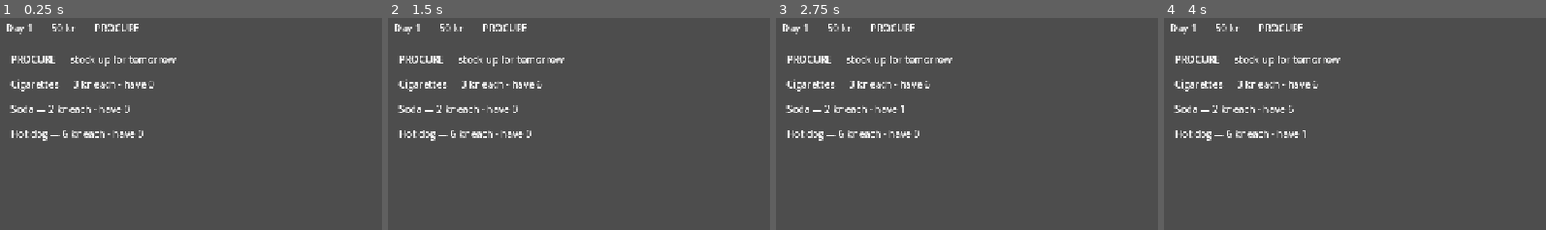
Above: before the commit, frames 1-4 (left to right).
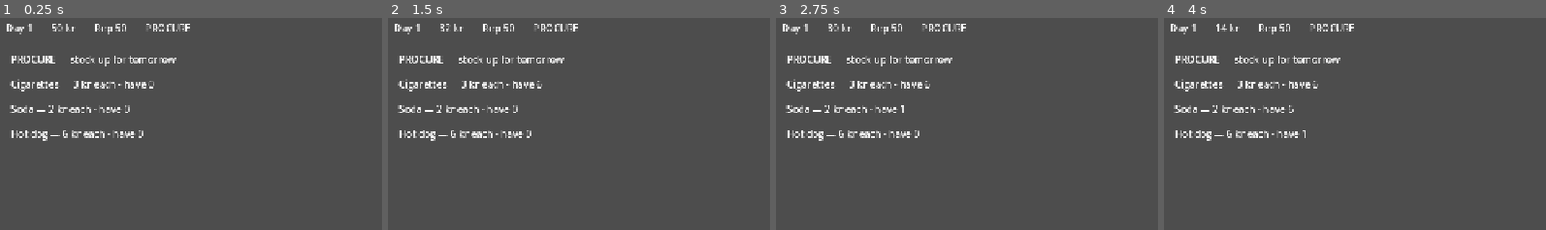
Above: after the commit, the same moments.

Repository: etterognuller/Kiosk
Game: Godot game, scene res://scenes/Main.tscn
Two runs of this game, one before a commit and one after it. Both use one fixed random seed, a clock stepped at 60 frames per second and the inputs below.
Inputs:
- Up to frame 1 (0.25 s): no input
- Up to frame 2 (1.5 s): click "+1" at 0.5 s; click "+5" at 1.25 s
- Up to frame 3 (2.75 s): click "+1" at 2 s
- Up to frame 4 (4 s): click "+5" at 2.75 s; click "+1" at 3.5 s
The pictures show only the part of the screen within x 0-50%, y 0-50%; the shares and areas given below are measured in that part.

The runs differ from the first frame. In frame 1, 0.5% of the frame differs, in the area x 25-50%, y 2-8%; in frame 2, 0.5%; in frame 3, 0.5%; in frame 4, 0.6%, in the area x 13-50%, y 2-8%.

Commit message:
Build reputation meter v1 (#1): satisfaction that moves each shift
Persisted GameState.reputation (0..100, starts 50). Shift nudges it +1 on a serve and -2 on a lost sale (stockout or patience expiry), clamped to [0,100] so it is soft pressure only and never a fail state. The clerk's auto-serves move it for free via the same serve() path. TopBar HUD shows it live alongside day/money. 8 new headless tests cover up/down movement, both clamp bounds, and the save round-trip; suite green at 57/57.

Closes #1. Tuning (start value, step sizes, range) is placeholder, flagged for a later feel pass; a 1-5 star presentation is noted in ROADMAP Polish.

Co-Authored-By: Claude Opus 4.8 <noreply@anthropic.com>

Diff:
--- a/scenes/Main.tscn
+++ b/scenes/Main.tscn
@@ -32,6 +32,11 @@
 layout_mode = 2
 text = "0 kr"
 
+[node name="ReputationLabel" type="Label" parent="TopBar"]
+unique_name_in_owner = true
+layout_mode = 2
+text = "Rep 50"
+
 [node name="PhaseLabel" type="Label" parent="TopBar"]
 unique_name_in_owner = true
 layout_mode = 2
--- a/scripts/globals/game_state.gd
+++ b/scripts/globals/game_state.gd
@@ -13,9 +13,22 @@
 ## Placeholder starting values. Real economic tuning is deferred (CONTEXT.md).
 const STARTING_MONEY := 50
 
+## Reputation (customer satisfaction) starts neutral on a 0..100 scale, so it reads
+## like a satisfaction percentage and has clear headroom both ways. Placeholder
+## tuning (CONTEXT.md); the clamp range lives with the movement logic in Shift.
+const STARTING_REPUTATION := 50
+
 ## Clean money, in Danish kroner. (Dirty money / two-currency economy is a
 ## later-phase concern and intentionally absent in v1.)
 var money: int = STARTING_MONEY
+
+## Customer satisfaction, 0..100. Soft pressure only — a low number slows progress
+## but never ends the game (CONTEXT.md: no-fail / cozy). Moved by Shift (a serve
+## raises it, a lost sale lowers it); downstream effects (tips, spawn rate) are a
+## later concern. It is a second number the player wants to keep high.
+## Later (ROADMAP "Polish"): present this as a 1..5 star rating (Trustpilot-style)
+## for realism — a display mapping over this same stored number, not a model change.
+var reputation: int = STARTING_REPUTATION
 
 ## The current day number. Days are the run / save / idle unit.
 var day: int = 1
@@ -41,6 +54,7 @@
 ## Reset to a fresh game. Called when there is no save to load.
 func reset() -> void:
 	money = STARTING_MONEY
+	reputation = STARTING_REPUTATION
 	day = 1
 	stock = {"cigarettes": 0, "soda": 0, "hotdog": 0}
 	upgrades = {"counter_space": 0, "loyalty_cards": 0, "clerk": 0}
@@ -51,6 +65,7 @@
 	return {
 		"version": SAVE_VERSION,
 		"money": money,
+		"reputation": reputation,
 		"day": day,
 		"stock": stock,
 		"upgrades": upgrades,
@@ -60,6 +75,7 @@
 
 func from_dict(data: Dictionary) -> void:
 	money = int(data.get("money", money))
+	reputation = int(data.get("reputation", reputation))
 	day = int(data.get("day", day))
 	stock = data.get("stock", stock)
 	upgrades = data.get("upgrades", upgrades)
--- a/scripts/main.gd
+++ b/scripts/main.gd
@@ -5,6 +5,7 @@
 
 @onready var _day_label: Label = %DayLabel
 @onready var _money_label: Label = %MoneyLabel
+@onready var _reputation_label: Label = %ReputationLabel
 @onready var _phase_label: Label = %PhaseLabel
 @onready var _phase_host: Control = %PhaseHost
 
@@ -25,6 +26,13 @@
 	DayCycle.start()
 
 
+## Poll the model each frame so money and reputation visibly move during a shift —
+## the SERVE phase mutates GameState continuously, between phase_changed signals.
+## Cheap: it only re-stamps four labels (Label.set_text no-ops on an equal value).
+func _process(_delta: float) -> void:
+	_refresh_hud()
+
+
 func _on_day_started(_day: int) -> void:
 	_refresh_hud()
 
@@ -41,4 +49,5 @@
 func _refresh_hud() -> void:
 	_day_label.text = "Day %d" % GameState.day
 	_money_label.text = "%d kr" % GameState.money
+	_reputation_label.text = "Rep %d" % GameState.reputation
 	_phase_label.text = DayCycle.phase_name()
--- a/scripts/phases/shift.gd
+++ b/scripts/phases/shift.gd
@@ -43,6 +43,17 @@
 const DEFAULT_SPAWN_INTERVAL := 2.5 ## seconds between arrivals
 const DEFAULT_PATIENCE := 10.0      ## seconds a customer waits before leaving
 
+## Reputation movement, in points on GameState's 0..100 satisfaction scale. A serve
+## nudges it up; a lost sale (stockout or an expired patience timer) nudges it down a
+## little harder, so keeping stock in and the line moving is what holds the meter up.
+## Clamped to [REP_MIN, REP_MAX] — it never triggers a fail state and never drops
+## below the floor (CONTEXT.md: no-fail / cozy). Placeholder tuning; flag for a feel
+## pass. Concrete downstream effects of reputation are intentionally out of scope here.
+const REP_PER_SERVE := 1
+const REP_PER_LOST_SALE := 2
+const REP_MIN := 0
+const REP_MAX := 100
+
 var wave_size: int = DEFAULT_WAVE_SIZE
 var spawn_interval: float = DEFAULT_SPAWN_INTERVAL
 var patience: float = DEFAULT_PATIENCE
@@ -127,9 +138,10 @@
 		return false  # hot dog isn't prepped yet; can't hand it over
 	var on_hand := int(_state.stock.get(product_id, 0))
 	if on_hand <= 0:
-		# Stockout: a lost sale, never a negative balance. The customer leaves.
+		# Stockout: a lost sale, never a negative balance. The customer leaves unhappy.
 		queue.pop_front()
 		lost_sales += 1
+		_adjust_reputation(-REP_PER_LOST_SALE)
 		customer_left.emit(c)
 		_reset_prep()
 		_check_end()
@@ -139,6 +151,7 @@
 	_state.money += price
 	_state.stock[product_id] = on_hand - 1
 	served_count += 1
+	_adjust_reputation(REP_PER_SERVE)
 	queue.pop_front()
 	customer_served.emit(c, price)
 	_reset_prep()
@@ -187,9 +200,18 @@
 	queue.remove_at(index)
 	if lost:
 		lost_sales += 1
+		_adjust_reputation(-REP_PER_LOST_SALE)
 		customer_left.emit(c)
 	if index == 0:
 		_reset_prep()  # the active customer changed
+
+
+## Nudge reputation by `delta`, clamped to [REP_MIN, REP_MAX]. Written through the
+## injected state like money/stock, so it persists and unit-tests without the
+## autoload graph. The clamp is the no-fail floor/ceiling: reputation never goes
+## negative and never triggers a game-over, it just sits at the floor on a bad run.
+func _adjust_reputation(delta: int) -> void:
+	_state.reputation = clampi(int(_state.reputation) + delta, REP_MIN, REP_MAX)
 
 
 func _reset_prep() -> void:
--- a/tests/test_game_state.gd
+++ b/tests/test_game_state.gd
@@ -8,6 +8,7 @@
 func test_to_from_dict_round_trip() -> void:
 	var gs = GameStateScript.new()
 	gs.money = 123
+	gs.reputation = 72
 	gs.day = 7
 	gs.stock = {"cigarettes": 4, "soda": 2, "hotdog": 1}
 	var snapshot: Dictionary = gs.to_dict()
@@ -15,8 +16,29 @@
 	var restored = GameStateScript.new()
 	restored.from_dict(snapshot)
 	assert_eq(restored.money, 123, "money")
+	assert_eq(restored.reputation, 72, "reputation survived the round-trip")
 	assert_eq(restored.day, 7, "day")
 	assert_eq(int(restored.stock["soda"]), 2, "stock.soda")
+
+
+func test_fresh_game_initializes_reputation() -> void:
+	var gs = GameStateScript.new()
+	assert_eq(gs.reputation, GameStateScript.STARTING_REPUTATION, "fresh game starts at neutral reputation")
+
+
+func test_reset_restores_reputation() -> void:
+	var gs = GameStateScript.new()
+	gs.reputation = 3
+	gs.reset()
+	assert_eq(gs.reputation, GameStateScript.STARTING_REPUTATION, "reset returns reputation to its start value")
+
+
+func test_from_dict_tolerates_missing_reputation() -> void:
+	# Old saves predating the reputation meter lack the key; the default survives.
+	var gs = GameStateScript.new()
+	gs.from_dict({"day": 4})
+	assert_eq(gs.day, 4, "day taken from dict")
+	assert_eq(gs.reputation, GameStateScript.STARTING_REPUTATION, "reputation default kept when absent")
 
 
 func test_to_dict_includes_upgrades() -> void:
--- a/tests/test_serve_driver.gd
+++ b/tests/test_serve_driver.gd
@@ -17,6 +17,7 @@
 class StateStub extends RefCounted:
 	var money: int = 0
 	var stock: Dictionary = {}
+	var reputation: int = 50
 
 
 ## Returns [shift, state] with spawning off and an empty queue to populate, so the
--- a/tests/test_shift.gd
+++ b/tests/test_shift.gd
@@ -12,6 +12,7 @@
 class StateStub extends RefCounted:
 	var money: int = 0
 	var stock: Dictionary = {}
+	var reputation: int = 50
 
 
 func _isolated(stock: Dictionary) -> Array:
@@ -88,6 +89,67 @@
 	assert_eq(shift.served_count, 0, "nothing served")
 
 
+func test_serve_raises_reputation() -> void:
+	var pair := _isolated({"soda": 1})
+	var shift = pair[0]
+	var state = pair[1]
+	state.reputation = 50
+	shift.queue = [ShiftScript.Customer.new("soda", 10.0)]
+	assert_true(shift.serve("soda"), "served")
+	assert_eq(state.reputation, 50 + ShiftScript.REP_PER_SERVE, "a serve nudged reputation up")
+
+
+func test_stockout_lowers_reputation() -> void:
+	var pair := _isolated({"soda": 0})
+	var shift = pair[0]
+	var state = pair[1]
+	state.reputation = 50
+	shift.queue = [ShiftScript.Customer.new("soda", 10.0)]
+	assert_false(shift.serve("soda"), "stockout: no sale")
+	assert_eq(state.reputation, 50 - ShiftScript.REP_PER_LOST_SALE, "a stockout nudged reputation down")
+
+
+func test_patience_expiry_lowers_reputation() -> void:
+	var pair := _isolated({"soda": 5})
+	var shift = pair[0]
+	var state = pair[1]
+	state.reputation = 50
+	shift.queue = [ShiftScript.Customer.new("soda", 1.0)]
+	shift.tick(2.0)  # the customer's patience runs out -> a lost sale
+	assert_eq(shift.lost_sales, 1, "patience expiry counted as a lost sale")
+	assert_eq(state.reputation, 50 - ShiftScript.REP_PER_LOST_SALE, "an expiry nudged reputation down")
+
+
+func test_reputation_never_drops_below_floor() -> void:
+	# No-fail / cozy: a bad run pins reputation at the floor, never below, never a crash.
+	var pair := _isolated({"soda": 0, "cigarettes": 0})
+	var shift = pair[0]
+	var state = pair[1]
+	state.reputation = 1  # one point above the floor, less than one loss step
+	shift.queue = [
+		ShiftScript.Customer.new("soda", 10.0),
+		ShiftScript.Customer.new("cigarettes", 10.0),
+	]
+	shift.serve("soda")        # stockout -> down, clamps at the floor
+	shift.serve("cigarettes")  # another stockout -> stays at the floor
+	assert_eq(state.reputation, ShiftScript.REP_MIN, "reputation clamped at the floor")
+	assert_true(state.reputation >= 0, "reputation never went negative")
+
+
+func test_reputation_never_exceeds_ceiling() -> void:
+	var pair := _isolated({"soda": 5})
+	var shift = pair[0]
+	var state = pair[1]
+	state.reputation = ShiftScript.REP_MAX  # already maxed
+	shift.queue = [
+		ShiftScript.Customer.new("soda", 10.0),
+		ShiftScript.Customer.new("soda", 10.0),
+	]
+	shift.serve("soda")
+	shift.serve("soda")
+	assert_eq(state.reputation, ShiftScript.REP_MAX, "reputation clamped at the ceiling")
+
+
 func test_fixed_wave_ends_and_emits_shift_ended_once() -> void:
 	var state := StateStub.new()
 	state.stock = {"cigarettes": 99, "soda": 99, "hotdog": 99}
Not shown, changed: docs/ROADMAP.md
